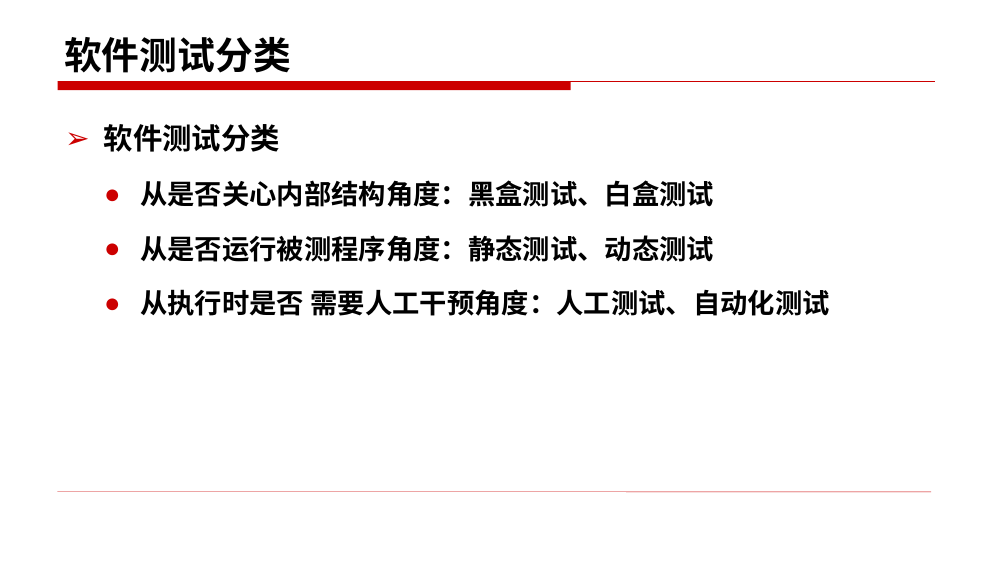
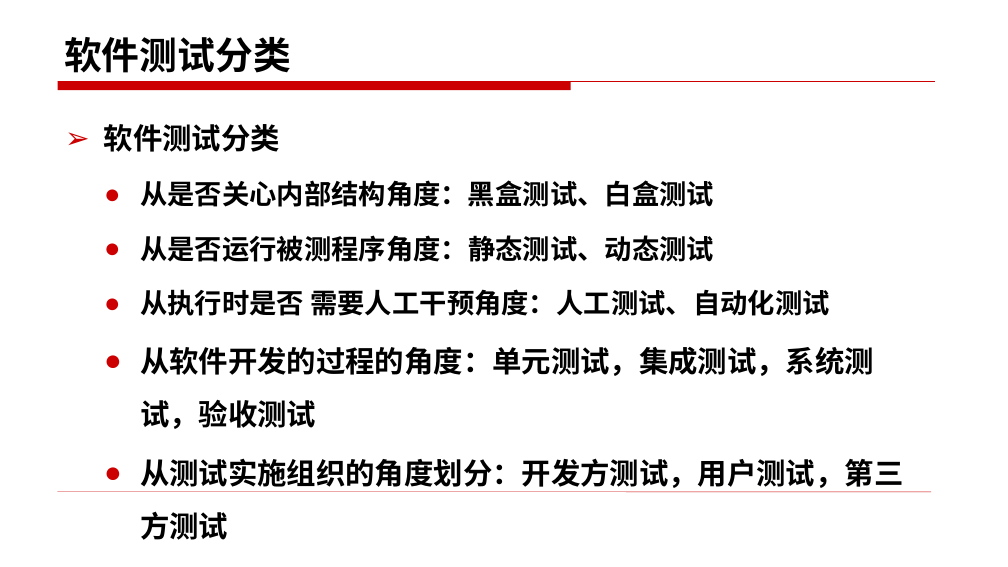
Before and after one commit to edu2act/course-foundation-software-tesing, a slide deck: slide 65 of materials/slides/1.1.pptx (slide 58 before the commit). Drawn at 1008x567 pixels with LibreOffice and Linux fonts; fonts in the diff are those of the drawing. Boxes give left, top, right and bottom in pixels: in the first picture for what was removed or moved away, otherwise in the second. Text is boxed around its words. In the diff, an @@ line names an element or a change of style, - is before the commit and + after.

```diff
--- a/materials/slides/1.1.pptx
+++ b/materials/slides/1.1.pptx
@@ text at bbox=[140, 347, 903, 540]: paragraphs added @@
+  ● 从软件开发的过程的角度：单元测试，集成测试，系统测试，验收测试
+  ● 从测试实施组织的角度划分：开发方测试，用户测试，第三方测试
```
Also in this commit, not shown: 10 other slides changed, 12 slides added, 6 slides removed, 18 other files.
